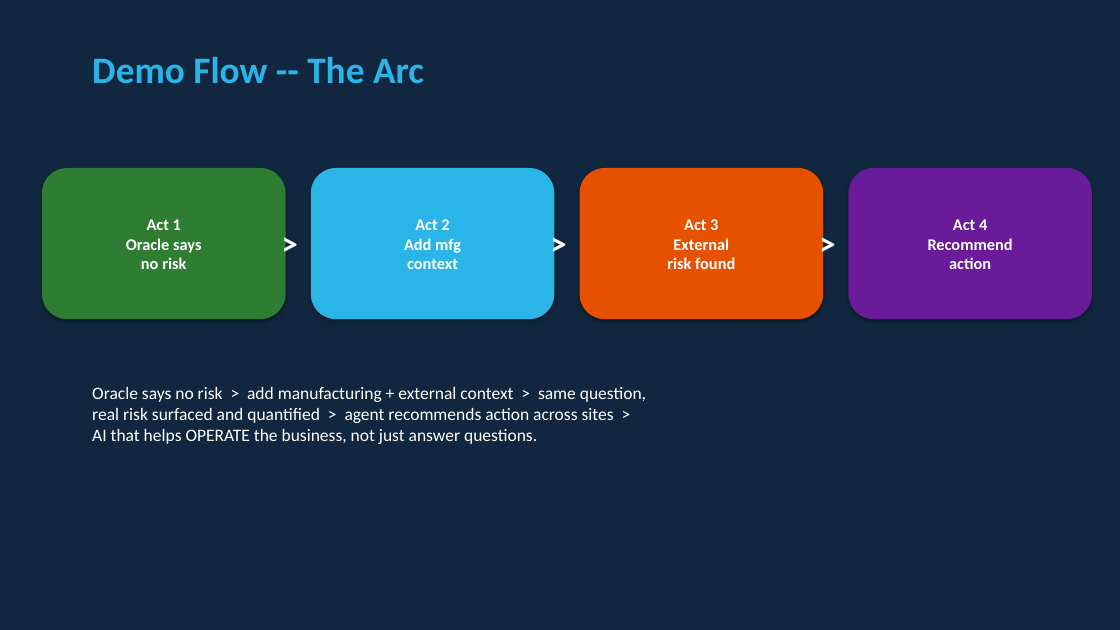
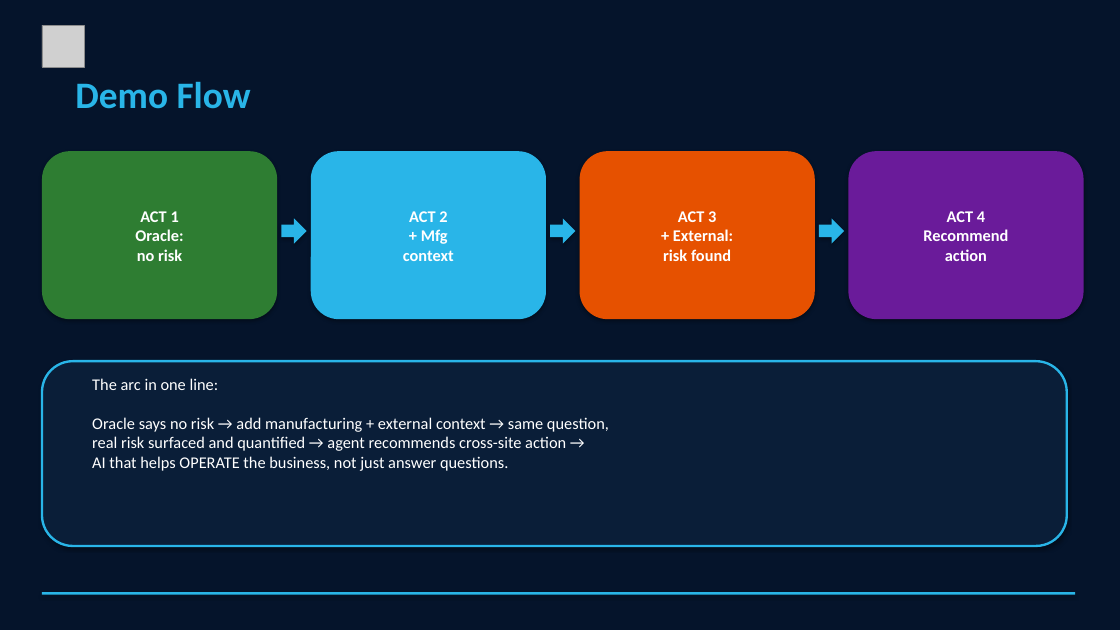
Before and after one commit to sfc-gh-sdickson/First-Solar, a slide deck: slide 10 of docs/First_Solar_Demo_Narrative.pptx. Drawn at 1120x630 pixels with LibreOffice and Linux fonts; fonts in the diff are those of the drawing; grey boxes stand for pictures. Boxes give left, top, right and bottom in pixels: in the first picture for what was removed or moved away, otherwise in the second. Text is boxed around its words. In the diff, an @@ line names an element or a change of style, - is before the commit and + after.

Commit message:
Rebuild PowerPoint with Snowflake logos, icons, and branded visuals
Embeds Snowflake logo (white variant) on every slide, adds colored
icon badges (ERP, MFG, MKT, AI, alert, transfer), uses proper
Snowflake dark navy background with #29B5E8 accent line, branded
metric cards with colored borders, and large logo watermarks on
title/tech slides.

.... Generated with [Cortex Code](https://docs.snowflake.com/en/user-guide/cortex-code/cortex-code)

```diff
--- a/docs/First_Solar_Demo_Narrative.pptx
+++ b/docs/First_Solar_Demo_Narrative.pptx
@@ background #11273F to #05142B @@
@@ picture added at box(42, 25, 84, 67) @@
@@ text at box(75, 82, 251, 109): text changed @@
-Demo Flow -- The Arc
+Demo Flow
@@ rounded rectangle "ACT 1 Oracle: no risk": place and size @@
-rounded rectangle "ACT 1 Oracle: no risk" at box(42, 168, 286, 319)
+rounded rectangle "ACT 1 Oracle: no risk" at box(42, 151, 277, 319)
@@ rounded rectangle "ACT 2 + Mfg context": place and size @@
-rounded rectangle "ACT 2 + Mfg context" at box(311, 168, 555, 319)
+rounded rectangle "ACT 2 + Mfg context" at box(311, 151, 546, 319)
@@ rounded rectangle "ACT 3 + External: risk ...": place and size @@
-rounded rectangle "ACT 3 + External: risk ..." at box(580, 168, 823, 319)
+rounded rectangle "ACT 3 + External: risk ..." at box(580, 151, 815, 319)
@@ rounded rectangle "ACT 4 Recommend action": place and size @@
-rounded rectangle "ACT 4 Recommend action" at box(849, 168, 1092, 319)
+rounded rectangle "ACT 4 Recommend action" at box(849, 151, 1084, 319)
@@ text in rounded rectangle at box(135, 211, 183, 261): text changed @@
-Act 1
-Oracle says
-no risk
+ACT 1
+Oracle:
+no risk
@@ text removed at box(269, 218, 311, 260) @@
->
@@ right arrow added at box(281, 218, 307, 244), fill #29B5E8 @@
@@ text in rounded rectangle at box(403, 211, 454, 261): text changed @@
-Act 2
-Add mfg
-context
+ACT 2
++ Mfg
+context
@@ text removed at box(538, 218, 580, 260) @@
->
@@ right arrow added at box(550, 218, 576, 244), fill #29B5E8 @@
@@ text in rounded rectangle at box(663, 211, 733, 261): text changed @@
-Act 3
-External
-risk found
+ACT 3
++ External:
+risk found
@@ text removed at box(807, 218, 849, 260) @@
->
@@ right arrow added at box(819, 218, 844, 244), fill #29B5E8 @@
@@ text in rounded rectangle at box(923, 211, 1008, 261): text changed @@
-Act 4
-Recommend
-action
+ACT 4
+Recommend
+action
@@ rounded rectangle added at box(42, 361, 1067, 546), fill #0A1E38, outline #29B5E8 2 pt @@
@@ text at box(92, 378, 609, 471): text changed; size 15 to 14 pt @@
-Oracle says no risk > add manufacturing + external context > same question,
-real risk surfaced and quantified > agent recommends action across sites >
-AI that helps OPERATE the business, not just answer questions.
+The arc in one line:
+Oracle says no risk → add manufacturing + external context → same question,
+real risk surfaced and quantified → agent recommends cross-site action →
+AI that helps OPERATE the business, not just answer questions.
@@ rectangle added at box(42, 592, 1075, 595), fill #29B5E8 @@
```
Also in this commit, not shown: 11 other slides changed.
